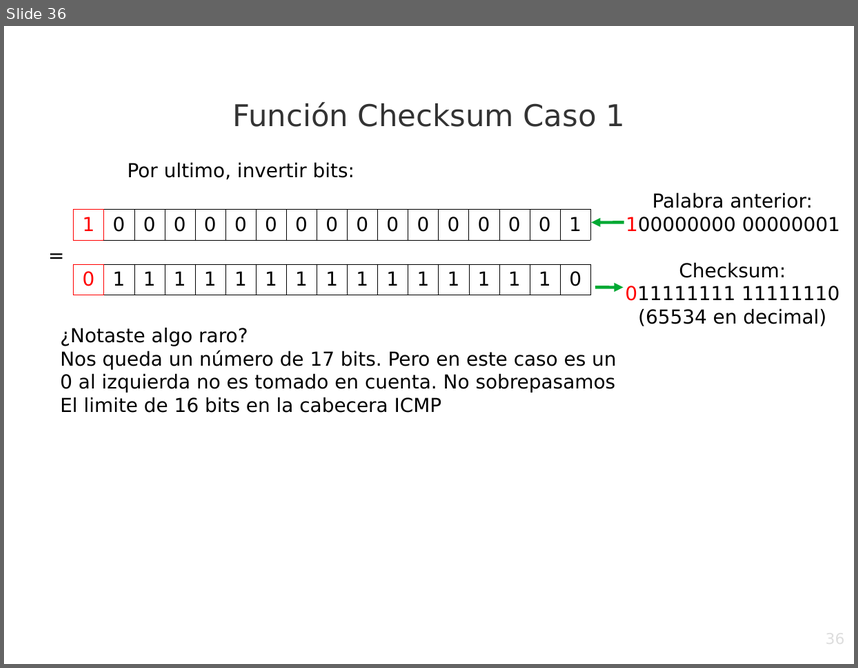
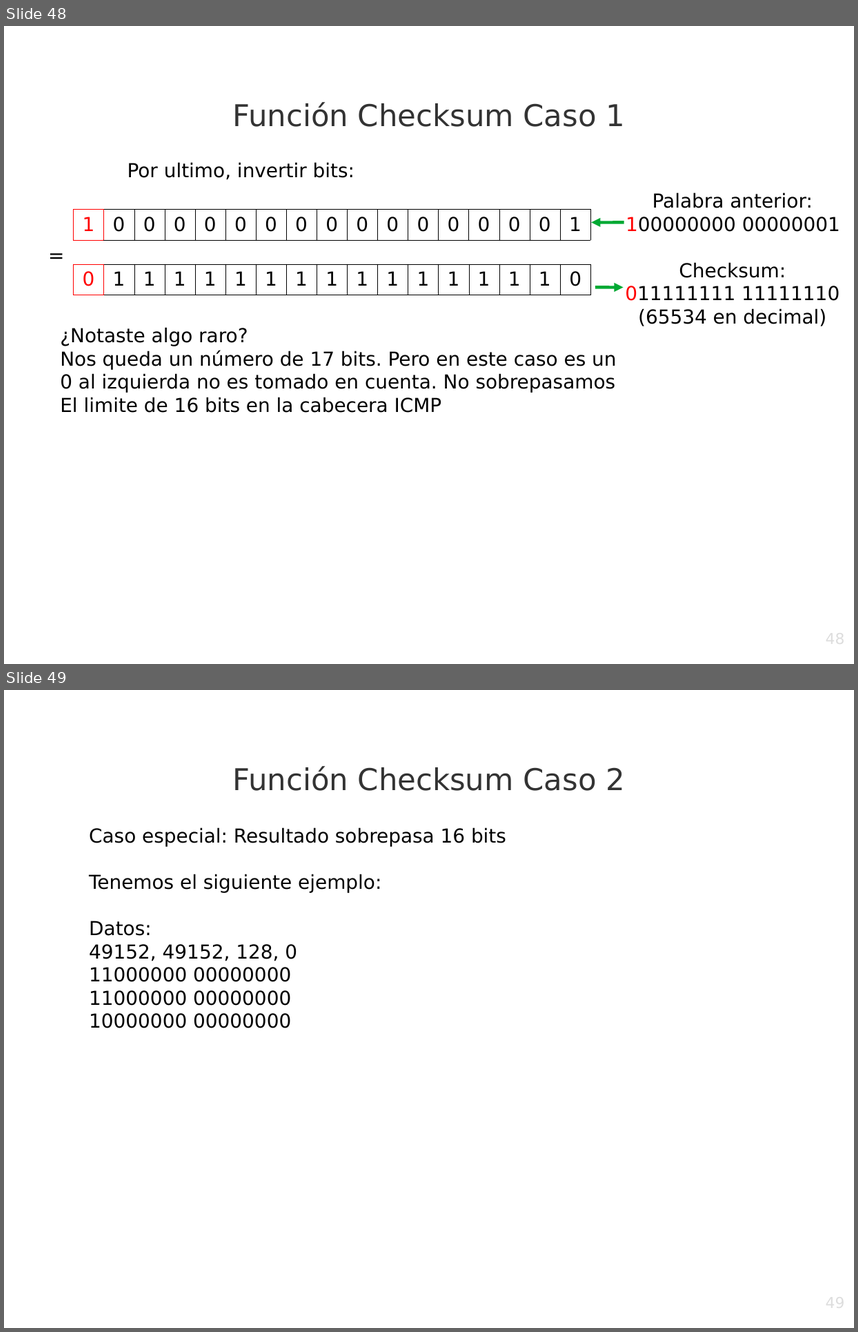
Before and after one commit to srealmoreno/Python, a slide deck: PING/ping.odp. Shown one above the other, each under a label of ours: slide 36 before the commit, slides 48 and 49 after it. The pictures are 858x668 and 858x1332 pixels, drawn with LibreOffice and Linux fonts; fonts in the diff are those of the drawing; background and template pictures are left out. Boxes give left, top, right and bottom in pixels: in the first picture for what was removed or moved away, otherwise in the second. Text is boxed around its words. In the diff, an @@ line names an element or a change of style, - is before the commit and + after.

```diff
--- a/PING/ping.odp
+++ b/PING/ping.odp
@@ slide 49 added at (4, 690, 854, 1328), background picture (left out) @@
@@ text added at (233, 766, 625, 791), 28 pt, text #333333 @@
+Función Checksum Caso 2
@@ text added at (89, 827, 506, 1028), 18 pt, text #000000 @@
+Caso especial: Resultado sobrepasa 16 bits
+Tenemos el siguiente ejemplo:
+Datos:
+49152, 49152, 128, 0
+11000000 00000000
+11000000 00000000
+10000000 00000000
@@ page number added at (647, 1293, 846, 1328), 14 pt, text #DDDDDD @@
+49
@@ what was slide 36 is now slide 48 @@
@@ page number at (647, 629, 846, 664): text changed @@
-36
+48
```
Also in this commit, not shown: 2 slides changed, 59 other slides added, 3 slides removed, 2 other files.
